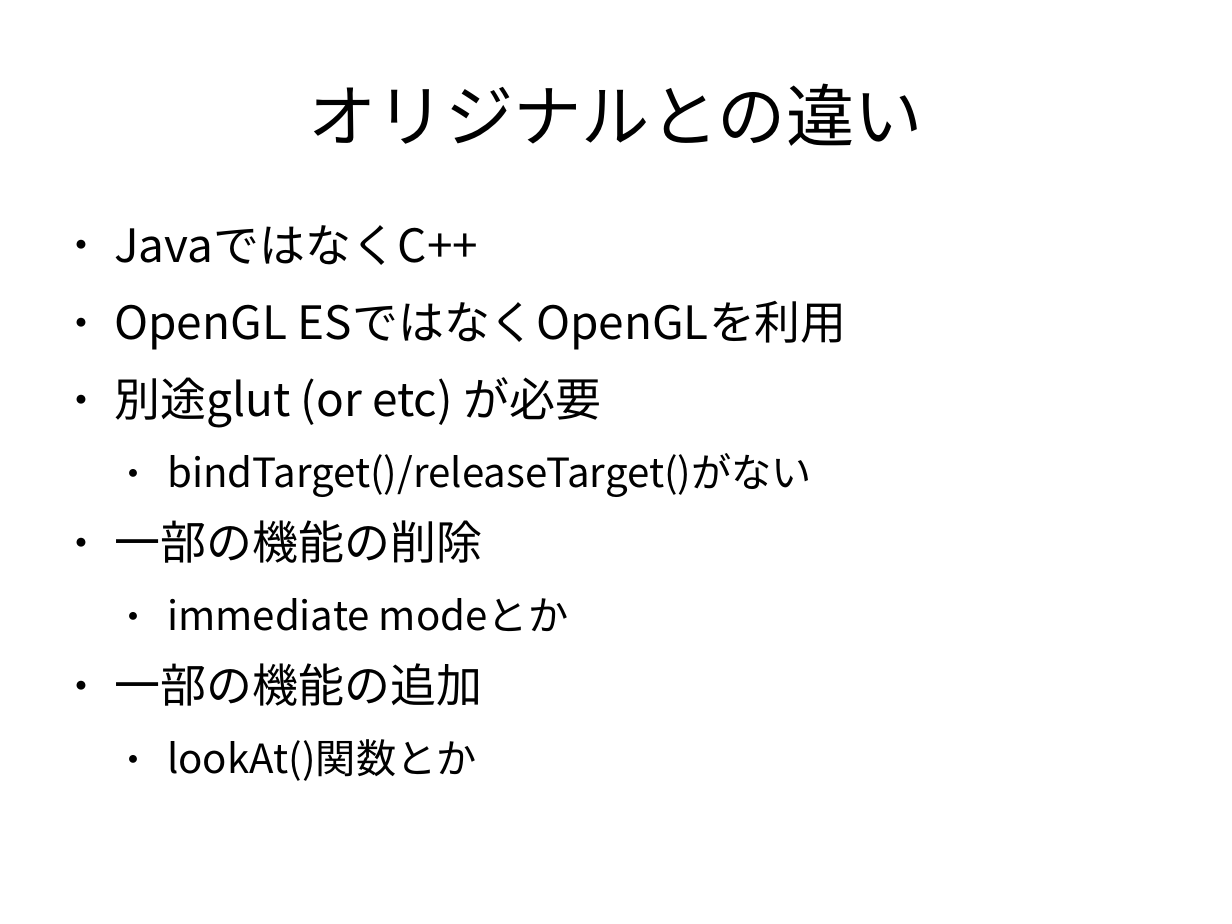
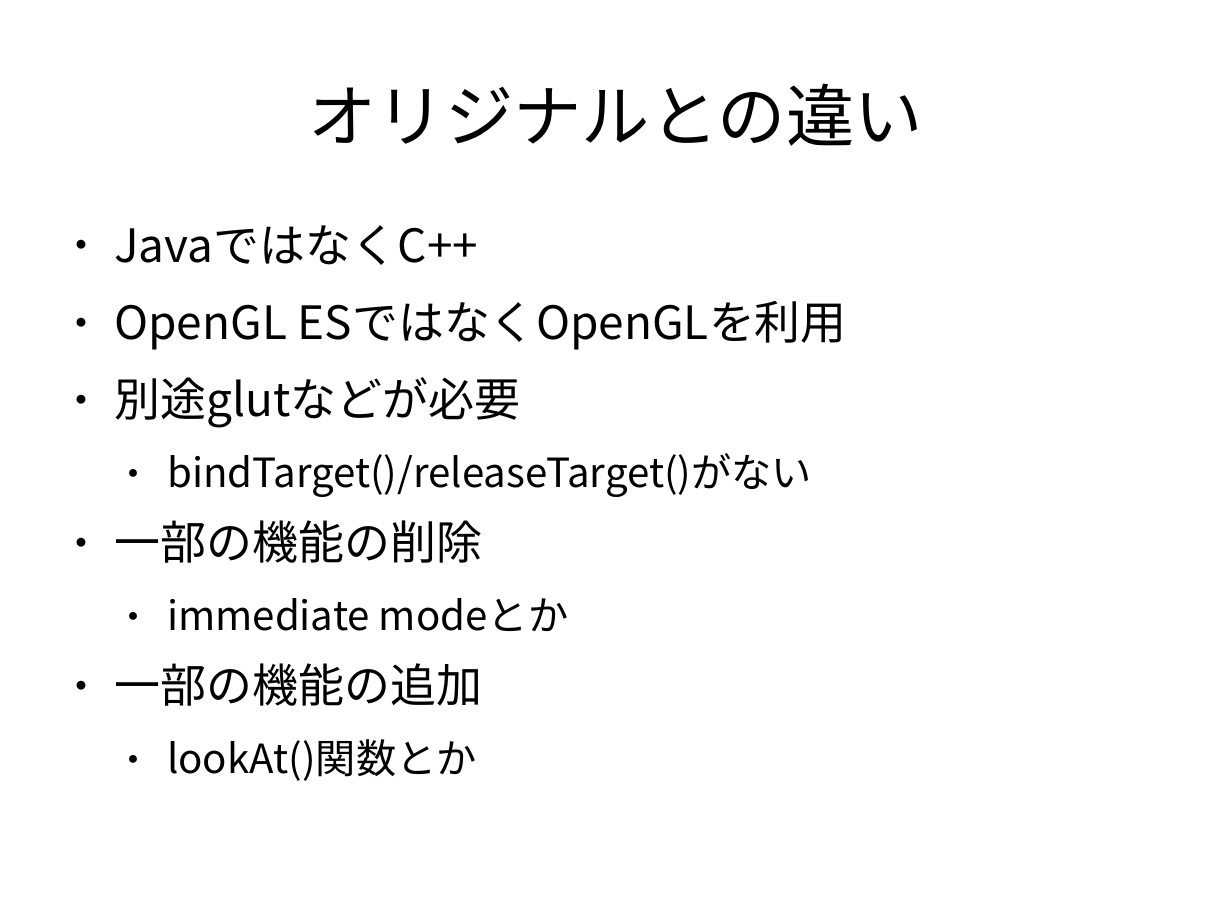
Before and after one commit to vadosnaprimer/desktop-m3g, a slide deck: slide 3 of doc/conference/Ruy会議2010-Desktop-M3Gとは.odp. Drawn at 1232x924 pixels with LibreOffice and Linux fonts; fonts in the diff are those of the drawing. Boxes give left, top, right and bottom in pixels: in the first picture for what was removed or moved away, otherwise in the second. Text is boxed around its words. In the diff, an @@ line names an element or a change of style, - is before the commit and + after.

```diff
--- a/doc/conference/Ruy会議2010-Desktop-M3Gとは.odp
+++ b/doc/conference/Ruy会議2010-Desktop-M3Gとは.odp
@@ text at [114,377,520,428]: text changed @@
-● 別途glut (or etc) が必要
+● 別途glutなどが必要
```
Also in this commit, not shown: 5 other slides changed, 1 slide removed, 2 other files.
